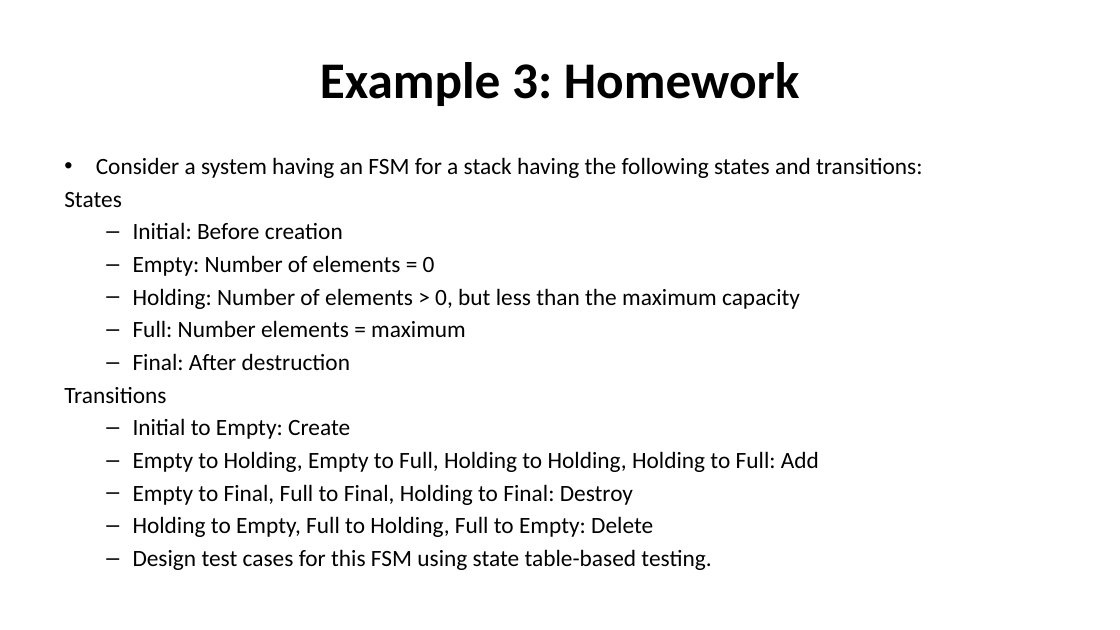
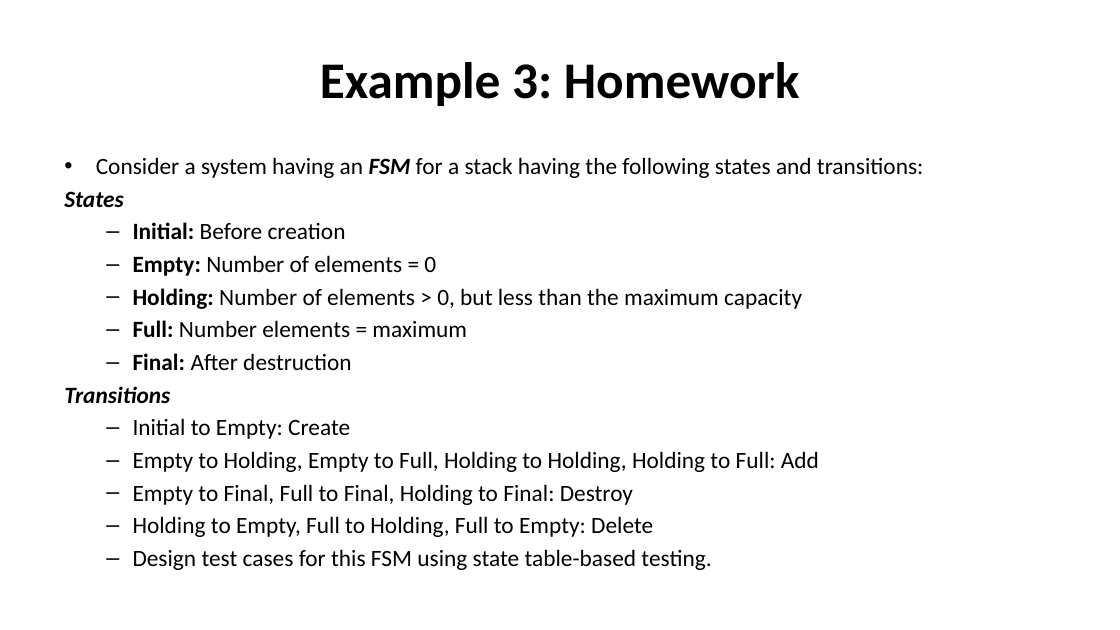
Before and after one commit to nashurgessa/Software-Testing-batch-2022-23, a slide deck: slide 11 of slides/L11 State_transition.pptx (slide 8 before the commit). Drawn at 1120x630 pixels with LibreOffice and Linux fonts; fonts in the diff are those of the drawing. Boxes give left, top, right and bottom in pixels: in the first picture for what was removed or moved away, otherwise in the second. Text is boxed around its words. In the diff, an @@ line names an element or a change of style, - is before the commit and + after.

```diff
--- a/slides/L11 State_transition.pptx
+++ b/slides/L11 State_transition.pptx
@@ text at (64,157,923,403): bold on in "FSM", "States", "Initial:", "Empty:" and 4 more places; italic on in "FSM", "States", "Transitions" @@
```
Also in this commit, not shown: 6 other slides changed, 3 slides added, 13 other files.
